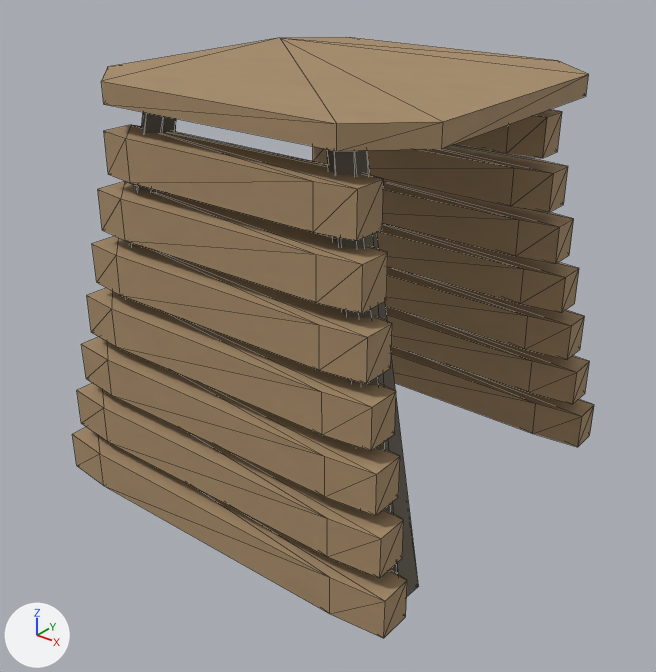
The glTF model godot/biomes/expansion/art/siltwake-flood-abutment-1.glb as it was, and as the next commit left it.
Both versions are drawn from a camera (50 mm lens) standing at (1.21, -1.563, 1.296) and looking at (0.013, -0.066, 0.368). Lighting does not change. The marker at lower left points along +X, +Y and +Z. The picture after the commit comes second. Mesh edges are drawn as thin lines. Vertices at exactly the same position are counted once.

In view in the first picture: 'siltwake-flood-abutment_LOD1'.
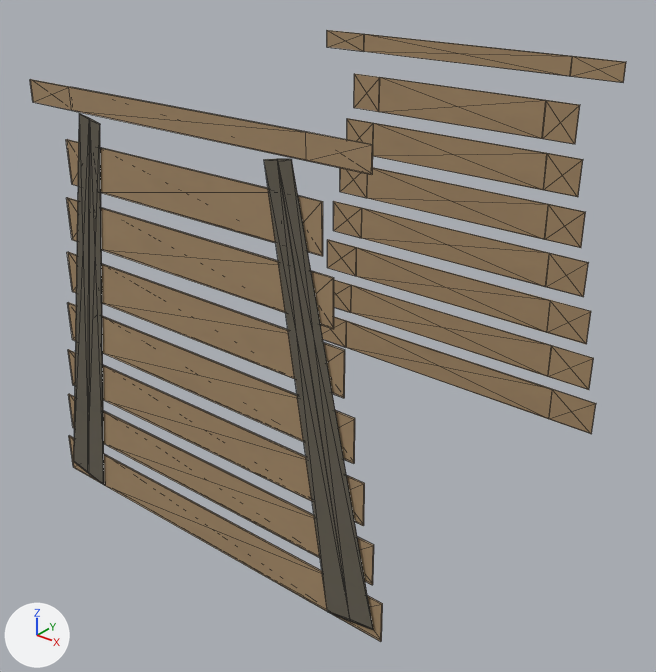
Pixel boxes (x1, y1, x2, y2) of what changed, in the pictures (656 x 672 px; the box of a moved part takes in the faces that stretch with it):
'siltwake-flood-abutment_LOD1', reshaped (14% wider)
    before: (72, 37, 594, 638)
    after: (30, 30, 626, 642)
part 1 of me_stratified_bank__1_0_002, moved or reshaped
    before: (391, 346, 594, 447)
    after: (321, 317, 596, 434)
part 2 of me_stratified_bank__1_0_002, moved or reshaped
    before: (72, 427, 407, 638)
    after: (69, 436, 383, 642)
part 3 of me_stratified_bank__1_0_002, moved or reshaped
    before: (386, 306, 590, 404)
    after: (334, 280, 594, 390)
part 4 of me_stratified_bank__1_0_002, moved or reshaped
    before: (77, 383, 404, 578)
    after: (68, 394, 374, 585)
part 5 of me_stratified_bank__1_0_002, moved or reshaped
    before: (385, 267, 585, 360)
    after: (327, 240, 591, 344)
part 6 of me_stratified_bank__1_0_002, moved or reshaped
    before: (82, 337, 400, 516)
    after: (68, 350, 365, 526)
part 7 of me_stratified_bank__1_0_002, moved or reshaped
    before: (377, 223, 579, 313)
    after: (333, 201, 589, 297)
part 8 of me_stratified_bank__1_0_002, moved or reshaped
    before: (87, 288, 396, 451)
    after: (68, 302, 355, 464)
part 9 of me_stratified_bank__1_0_002, moved or reshaped
    before: (382, 179, 574, 264)
    after: (340, 168, 586, 248)
part 10 of me_stratified_bank__1_0_002, moved or reshaped
    before: (92, 236, 392, 384)
    after: (67, 252, 345, 398)
part 11 of me_stratified_bank__1_0_002, moved or reshaped
    before: (313, 144, 568, 212)
    after: (347, 118, 583, 197)
part 12 of me_stratified_bank__1_0_002, moved or reshaped
    before: (98, 181, 388, 314)
    after: (67, 197, 334, 329)
part 13 of me_stratified_bank__1_0_002, moved or reshaped
    before: (456, 109, 562, 158)
    after: (354, 74, 580, 144)
part 14 of me_stratified_bank__1_0_002, moved or reshaped
    before: (104, 125, 383, 241)
    after: (66, 139, 323, 256)
part 15 of me_stratified_bank__1_0_002, moved or reshaped
    before: (101, 37, 589, 151)
    after: (327, 30, 626, 83)
part 16 of me_stratified_bank__1_0_002, added (brown)
    after: (30, 79, 373, 175)
part 17 of me_stratified_bank__1_0_002, moved or reshaped (mostly hidden before)
    before: (126, 112, 176, 298)
    after: (74, 113, 104, 485)
part 18 of me_stratified_bank__1_0_002, moved or reshaped
    before: (327, 149, 419, 596)
    after: (264, 158, 373, 630)

Edits to the bpy script that builds the scene:
```text
Change me_stratified_bank__1_0_002:
    remove me_stratified_bank__1_0_002.from_pydata(...)  # 264 vertices, 460 faces; spans x -0.47..0.47, y -0.48..0.48, z 0.014..0.962
    add me_stratified_bank__1_0_002.from_pydata(...)  # 280 vertices, 488 faces; spans x -0.47..0.47, y -0.484..0.478, z 0.014..0.962
    me_stratified_bank__1_0_002 part 1: the loose piece of 16 vertices spanning x -0.47..0.47, y 0.38..0.48, z 0.014..0.106 is scaled about its middle by (1, -0.04, 1), then moved by (0.0, 0.046, 0.0)
    me_stratified_bank__1_0_002 part 2: the loose piece of 16 vertices spanning x -0.47..0.47, y -0.48..-0.38, z 0.014..0.106 is scaled about its middle by (1, 0.04, 1), then moved by (0.0, -0.046, 0.0)
    me_stratified_bank__1_0_002 part 3: the loose piece of 16 vertices spanning x -0.447..0.447, y 0.366..0.466, z 0.139..0.231 is scaled about its middle by (1, -0.04, 1), then moved by (0.0, 0.06, 0.0)
    me_stratified_bank__1_0_002 part 4: the loose piece of 16 vertices spanning x -0.447..0.447, y -0.466..-0.366, z 0.139..0.231 is scaled about its middle by (1, 0.04, 1), then moved by (0.0, -0.06, 0.0)
    me_stratified_bank__1_0_002 part 5: the loose piece of 16 vertices spanning x -0.423..0.423, y 0.352..0.452, z 0.264..0.356 is scaled about its middle by (1, -0.04, 1), then moved by (0.0, 0.074, 0.0)
    me_stratified_bank__1_0_002 part 6: the loose piece of 16 vertices spanning x -0.423..0.423, y -0.452..-0.352, z 0.264..0.356 is scaled about its middle by (1, 0.04, 1), then moved by (0.0, -0.074, 0.0)
    me_stratified_bank__1_0_002 part 7: the loose piece of 16 vertices spanning x -0.4..0.4, y 0.338..0.438, z 0.389..0.481 is scaled about its middle by (1, -0.04, 1), then moved by (0.0, 0.088, 0.0)
    me_stratified_bank__1_0_002 part 8: the loose piece of 16 vertices spanning x -0.4..0.4, y -0.438..-0.338, z 0.389..0.481 is scaled about its middle by (1, 0.04, 1), then moved by (0.0, -0.088, 0.0)
    me_stratified_bank__1_0_002 part 9: the loose piece of 16 vertices spanning x -0.376..0.376, y 0.324..0.424, z 0.514..0.606 is scaled about its middle by (1, -0.04, 1), then moved by (0.0, 0.102, 0.0)
    me_stratified_bank__1_0_002 part 10: the loose piece of 16 vertices spanning x -0.376..0.376, y -0.424..-0.324, z 0.514..0.606 is scaled about its middle by (1, 0.04, 1), then moved by (0.0, -0.102, 0.0)
    me_stratified_bank__1_0_002 part 11: the loose piece of 16 vertices spanning x -0.352..0.352, y 0.31..0.41, z 0.639..0.731 is scaled about its middle by (1, -0.04, 1), then moved by (0.0, 0.116, 0.0)
    me_stratified_bank__1_0_002 part 12: the loose piece of 16 vertices spanning x -0.352..0.352, y -0.41..-0.31, z 0.639..0.731 is scaled about its middle by (1, 0.04, 1), then moved by (0.0, -0.116, 0.0)
    me_stratified_bank__1_0_002 part 13: the loose piece of 16 vertices spanning x -0.329..0.329, y 0.296..0.396, z 0.764..0.856 is scaled about its middle by (1, -0.04, 1), then moved by (0.0, 0.13, 0.0)
    me_stratified_bank__1_0_002 part 14: the loose piece of 16 vertices spanning x -0.329..0.329, y -0.396..-0.296, z 0.764..0.856 is scaled about its middle by (1, 0.04, 1), then moved by (0.0, -0.13, 0.0)
    me_stratified_bank__1_0_002 part 15: the loose piece of 16 vertices spanning x -0.425..0.425, y -0.4..0.4, z 0.918..0.962 is scaled about its middle by (1, -0.005, 1), then moved by (0.0, 0.476, 0.0)
    me_stratified_bank__1_0_002 part 16: the loose piece of 16 vertices spanning x -0.425..0.425, y -0.4..0.4, z 0.918..0.962 is copied, and the copy is scaled about its middle by (1, 0.005, 1), then moved by (0.0, -0.476, 0.0); it spans x -0.425..0.425, y -0.478..-0.474, z 0.918..0.962
    me_stratified_bank__1_0_002 part 17: the loose piece of 12 vertices spanning x -0.455..-0.21, y -0.425..-0.265, z 0.018..0.917 is scaled about its middle by (1, 0.025, 1), then moved by (0.0, -0.137, 0.0)
    me_stratified_bank__1_0_002 part 18: the loose piece of 12 vertices spanning x 0.21..0.455, y -0.425..-0.265, z 0.018..0.917 is scaled about its middle by (1, 0.025, 1), then moved by (0.0, -0.137, 0.0)
```
